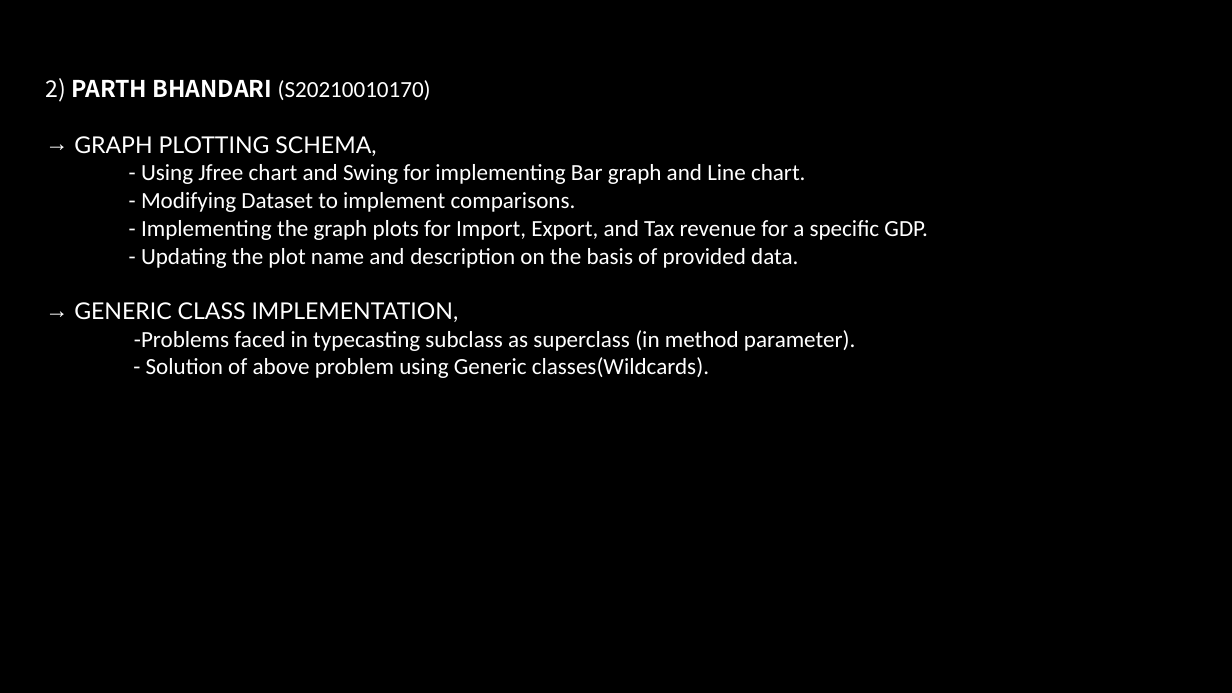
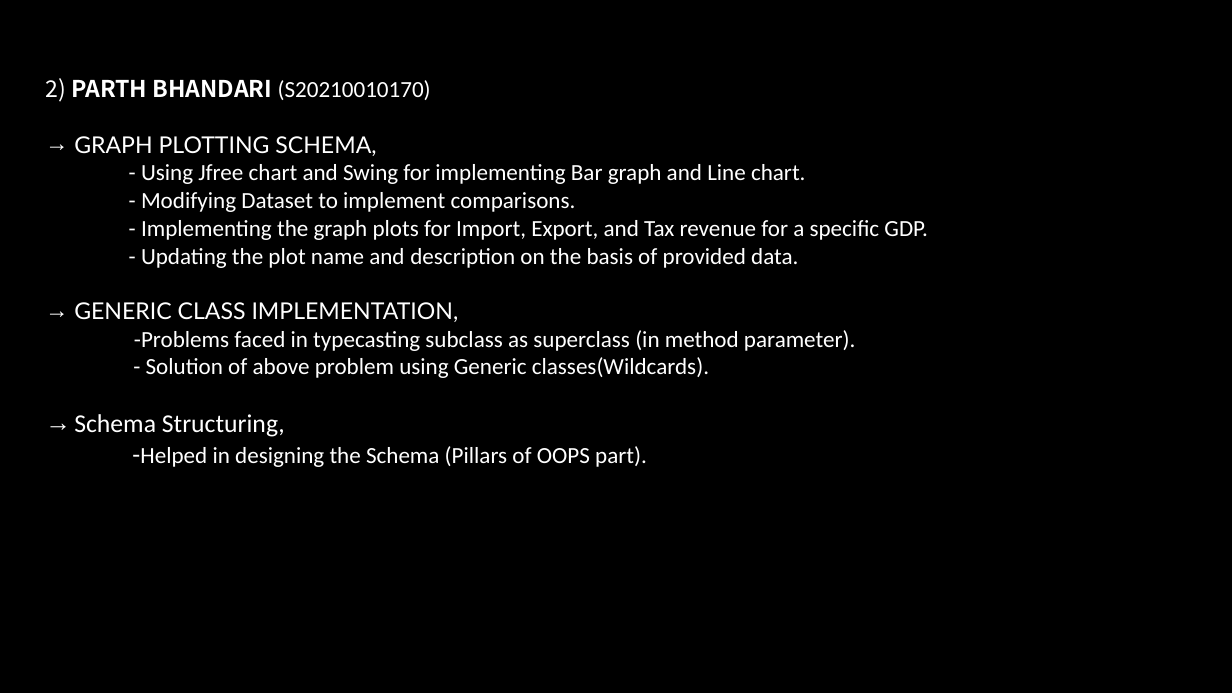
Before and after one commit to AvatarAarav/Economy_Data_Visualization, a slide deck: slide 6 of Presentation/Economy_Data_Visualizaton_Presentation.pptx. Drawn at 1232x693 pixels with LibreOffice and Linux fonts; fonts in the diff are those of the drawing; background and template pictures are left out. Boxes give left, top, right and bottom in pixels: in the first picture for what was removed or moved away, otherwise in the second. Text is boxed around its words. In the diff, an @@ line names an element or a change of style, - is before the commit and + after.

```diff
--- a/Presentation/Economy_Data_Visualizaton_Presentation.pptx
+++ b/Presentation/Economy_Data_Visualizaton_Presentation.pptx
@@ text at bbox=[74, 414, 647, 467]: paragraphs added @@
+→ Schema Structuring,
+-Helped in designing the Schema (Pillars of OOPS part).
```
Also in this commit, not shown: 10 other files.
